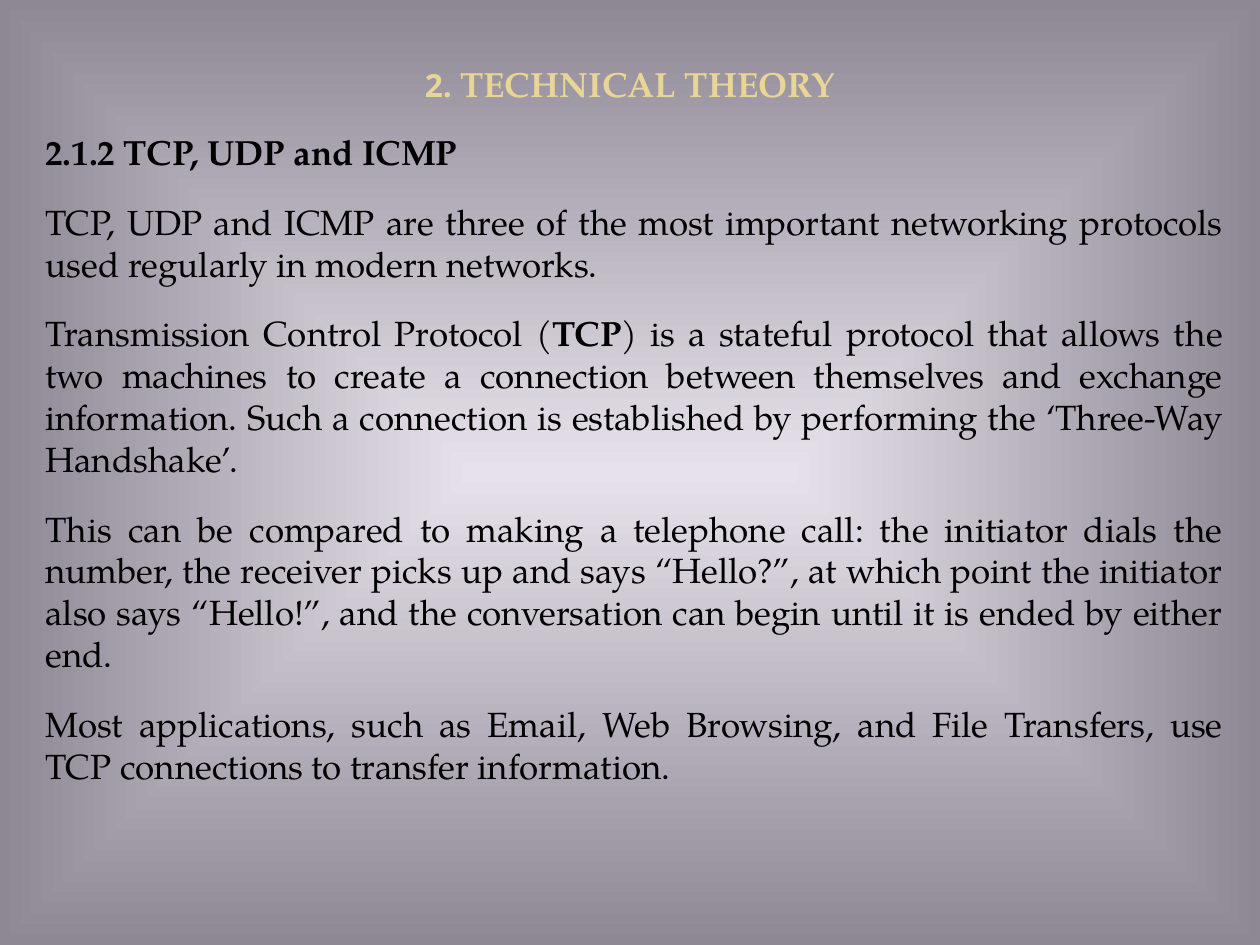
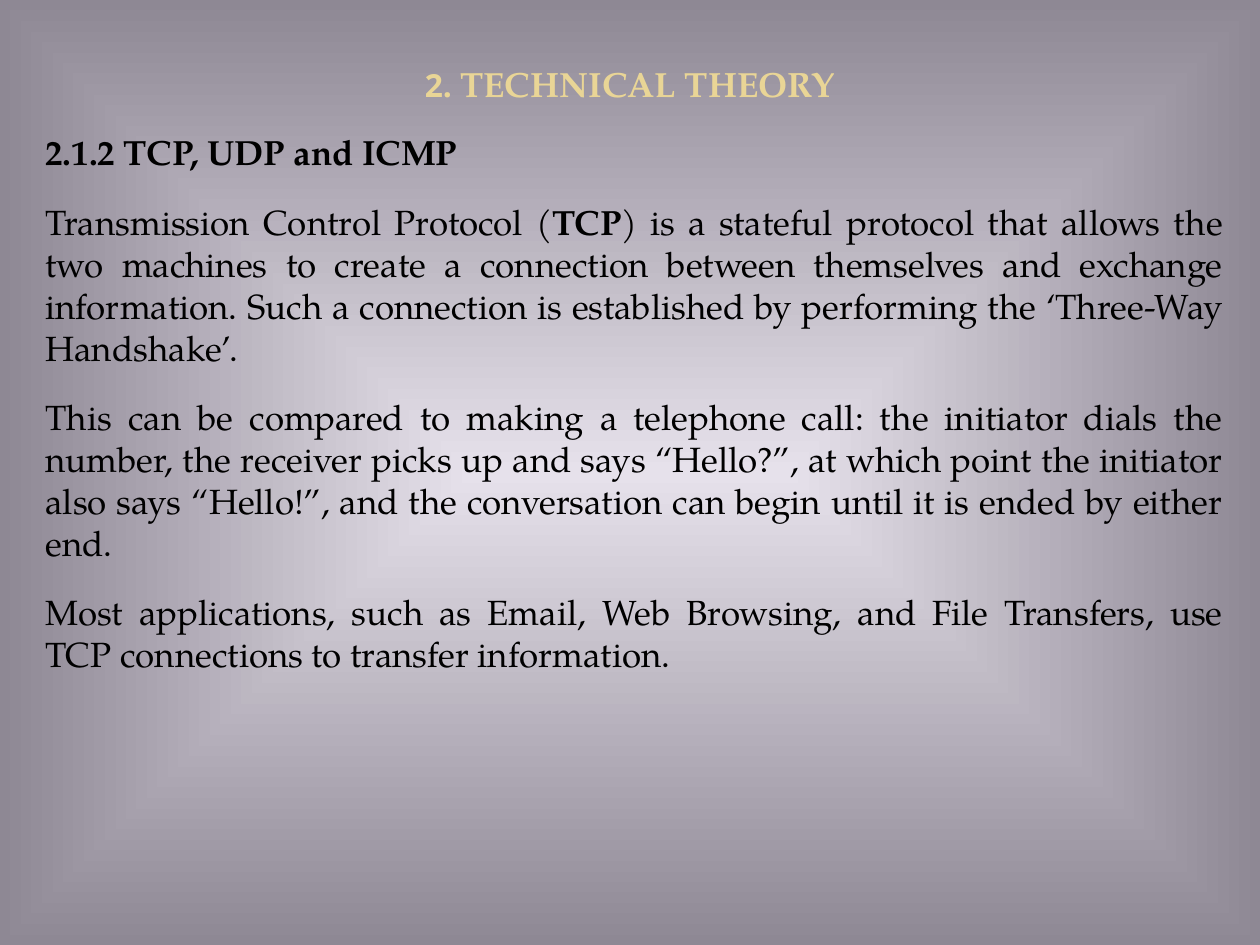
Before and after one commit to ppantelakis/uth_2018a_c_programming_wan_security, a slide deck: slide 8 of Presentation/WAN_SECURITY.ppt (slide 6 before the commit). Drawn at 1260x945 pixels with LibreOffice and Linux fonts; fonts in the diff are those of the drawing. Boxes give left, top, right and bottom in pixels: in the first picture for what was removed or moved away, otherwise in the second. Text is boxed around its words. In the diff, an @@ line names an element or a change of style, - is before the commit and + after.

Commit message:
Edit Presentation

```diff
--- a/Presentation/WAN_SECURITY.ppt
+++ b/Presentation/WAN_SECURITY.ppt
@@ text at (46, 209, 1223, 287): paragraph removed @@
-TCP, UDP and ICMP are three of the most important networking protocols used regularly in modern networks.
```
Also in this commit, not shown: 1 other slide changed, 3 slides added, 3 other files.
